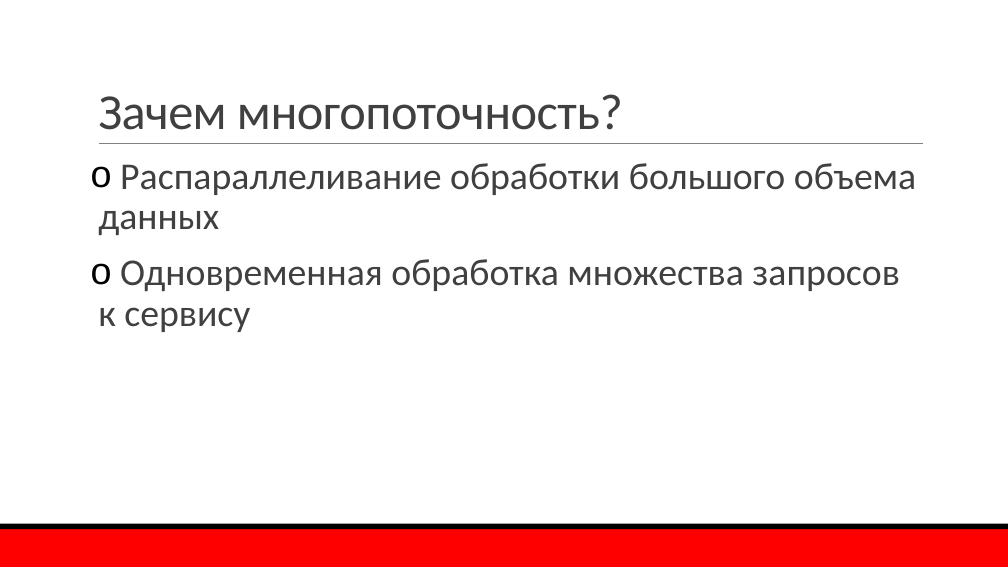
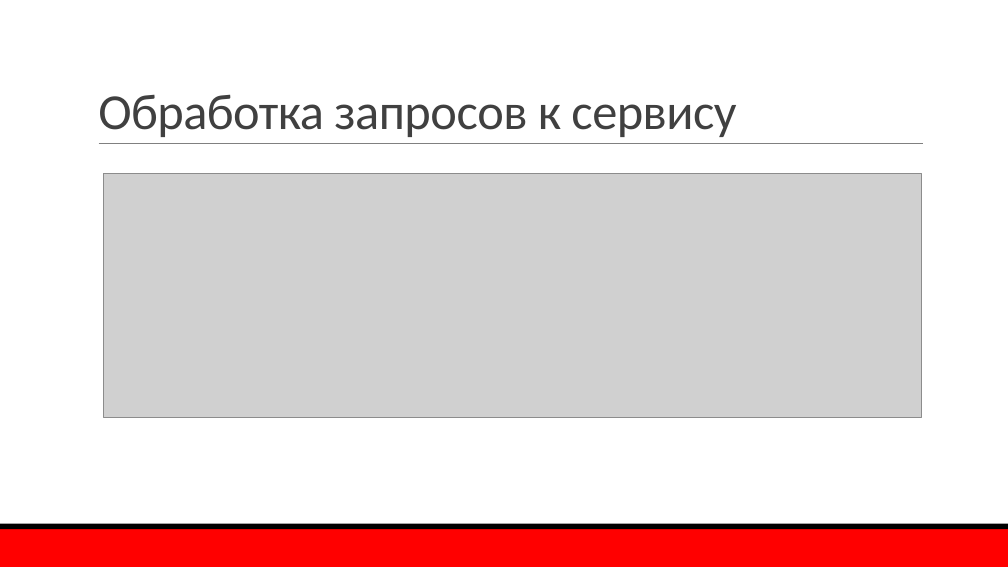
Before and after one commit to mao29/ConcurrencyCookBook, a slide deck: slide 10 of Presentation.pptx (slide 9 before the commit). Drawn at 1008x567 pixels with LibreOffice and Linux fonts; fonts in the diff are those of the drawing; grey boxes stand for pictures; background and template pictures are left out. Boxes give left, top, right and bottom in pixels: in the first picture for what was removed or moved away, otherwise in the second. Text is boxed around its words. In the diff, an @@ line names an element or a change of style, - is before the commit and + after.

```diff
--- a/Presentation.pptx
+++ b/Presentation.pptx
@@ title at [98, 94, 736, 137]: text changed @@
-Зачем многопоточность?
+Обработка запросов к сервису
@@ text removed at [98, 163, 917, 332] @@
-o Распараллеливание обработки большого объема данных
-o Одновременная обработка множества запросов к сервису
@@ picture added at [104, 174, 922, 418] @@
```
Also in this commit, not shown: 5 other slides changed, 16 slides added, 1 slide removed, 1 other file.
